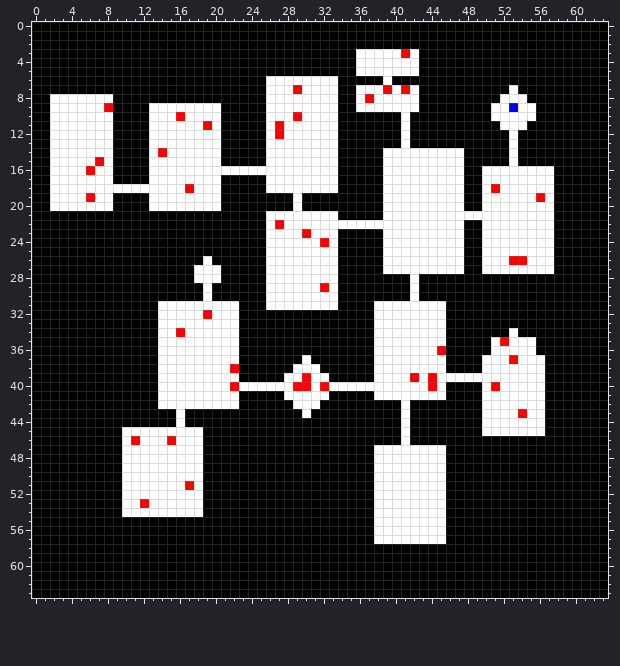
Edited in one commit: pixel-art sprite (Assets/DecoratedMap.png). Above, as it was before the edit.
The file is 64x64 pixels.
The result:
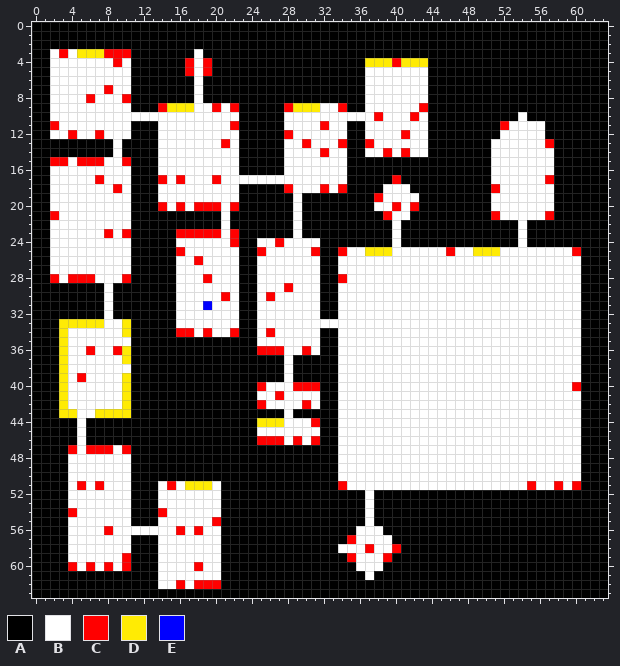
Palette (. is transparent): A #000000  B #ffffff  C #ff0000  D #ffeb04  E #0000ff
The edit:
Changed rows in their new state; - is an unchanged pixel.
first column x 2:
 3 BCBDDDCCC-------B-----------------AAAAAAA------------------
 4 BBBBBBBCB------CBC----------------ADDDCDDD-----------------
 5 BBBBBBBBB------CBC----------------A------B-----------------
 6 BBBBBBBBB-------B-------AAAAAAAA---BB-BBBB-----------------
 7 BBBBBBCBB-------B-------AAAAAAAA--A--B-B-B---------A-------
 8 ----C--BC-------B-------AAAAAAAA--AB-----B--------AAA------
 9 ------BBB--ACDDD--CBC---AACDDD--C-A------C-------AAAAA-----
10 -------BBBB---B----BB---AA-B----BBBBCBB-CB-------AAA-A-----
11 C------BB--A-----B-BC---AA----C-B--BBBB-BB--------C--BB----
12 --C--C-BB--A-------BB---AAC-----B--BBBBCBB--------B-BBB----
13 AAAAAAAB---A-------CB---AA--C---C--CBBB-BB-------BB-BBBC---
14 AAAAAAAB---AB------BB---AA----C-B--BBC-C--AAAA---BB-BBBB---
15 CC-CC--BC--A-------BB---AA------B----AAAAAAAAA---BB-BBBB---
16 ----B--BB--A---------AAAAA------B----AAAAAAAAA--A----------
17 -----C-BB--AC-C---CBBBBB--------B----ACAAAAAAA--A------C---
18 -------C-AAA---B---BB---AAC---C-C-------AAAAAA--A----------
19 ----B--BB--A-------BB---------------C----AAAAA--A-----B----
20 -------BB--AC-C-CCCBC---------------B-C-CAAAAA--A----------
21 CBBBBBBBB----------B----AAA-AAAA-----C--AAAAAAAAAC-----C---
22 BBBBBBBBB----------B----AAA-AAAAAAAAAA-AAAAAAA--AAAA-AAA---
23 BBBBBBCBC-----CCCCCBC---AAA-AAAA-----A-AAAAAAA--AAAA-AAA---
24 BBBBBBBBB-----BBBBBBC--B-C----AA-----A-AAAAAAA--AAAA-AAA---
25 BBBBBBBBB-----CBBBBBB--C-----CAACBBDDD------C-BDDD------BBC
26 BBBBBBBBB-----BBC-BBB--B------AABBBBB---------BB---BB---BBB
27 BBBBBBBBB-----BB---BB--B------AABBBBB---------BB--------BBB
28 CBCCCBBBC-----BB-C-BB--B------AACBBBBBBB-BBBBBBBBBBBBBBBBBB
29 ------B-------BBB-BBB--B--C---AABBBBBBBB-BBBBBBBBBBBBBBBBBB
30 ------B-------BBB-BCB--BC-----AABBBBBBBB-BBBBBBBBBBBBBBBBBB
31 ------B-----AA---E-----B------AABBBB--------BBBBBBBBBBBBBBB
32 ------B-----AA---B-----BBBBBBB--BBBB--------BBBBBBBBBBBBBBB
33 -DDDDDBBD---AA---------BBBBBBBBBBBBB--------BBBBBBBBBBBBBBB
34 -DBBBBBBD---AA-C-C--C--BCBBBBB--BBBB--------BBBBBBB-BBBBBBB
35 -DBBBBBBB---AAAAAAAAA--BBBBBBB--BBBB--------BBBBB-B---BBBBB
36 -DBBCBBCD---AAAAAAAAA--CCCBBCB--BBBB-------BBBBBB-----BBBBB
37 -DBBBBBBD---AAAAAAAAA-----B-A---BBBB--------BBBB---B---BBBB
38 -DBBBBBBB---AAAAAAAAA-----BAAA--BBBB--------BBBB-------BBBB
39 -DBCBBBBD---AAAAAAAAA------AAAA-BBBB----B-B------------BBBB
40 -DBBBBBBD---AAAAAAAAAAAC-----CAA----------B-BBBB-B-----BBBC
41 -DBBBBBBD---AAAAAAAAA--BBC----A-BBBB--------BBBB-------BBBB
42 -DBBBBBBD---AAAAAAAAA--CBBB-C---BBBBBBB-BBBBBBBB-------BBBB
43 -DDBBDDDD-----A-----------B-A---BBBBBBB-BBBBBBBB----B--BBBB
44 ---B----------A--------DDDBBBC--BBBBBBB-BBBBBBBB-------BBBB
45 ---B----AAAAAAAAA------BBBBBBB--BBBBBBB-BBBBBBBB-------BBBB
46 ---B----AAAAAAAAA------CCCBCBC--BBBBBBB-BBBBBBBBBBBBBBBBBBB
47 --CBCCCBCAAAAAAAA---------------BBBB--------BBBBBBBBBBBBBBB
48 --BBBBBB-AAAAAAAA---------------BBBB--------BBBBBBBBBBBBBBB
49 --BBBBBB-AAAAAAAA---------------BBBB--------BBBBBBBBBBBBBBB
50 --BBBBBB-AAAAAAAA---------------BBBB--------BBBBBBBBBBBBBBB
51 --BCBCBB-AAA-C-DDDB-------------CBBB--------BBBBBBBBBCBBCBC
52 --BBBBBB-AAA-----BB----------------BAAAAAAAA---------------
53 --BBBBBB-AAA-----BB----------------BAAAAAAAA---------------
54 --CBBBBB-AAAC----BB----------------BAAAAAAAA---------------
55 --BBBBBBB---BBBBBBC----------------BAAAAAAAA---------------
56 --BBBBCBBBBBBBCBCBB---------------BB-AAAAAAA---------------
57 --BBBBBBB---BBBBBBB--------------CBB--AAAAAA---------------
58 --BBBBBBB---BBBBBBB-------------BBBCBBC--------------------
59 --BBBBBBC---BBBBBBB--------------CBBBC---------------------
60 --CBCBCBC---BBBBCBB---------------BBB----------------------
61 ------------BBBBBBB----------------B-----------------------
62 ------------BBCBCCC----------------------------------------
Boxes around the changes in both pictures, in picture pixels (x1, y1, x2, y2):
changed: (50, 49, 581, 589)
